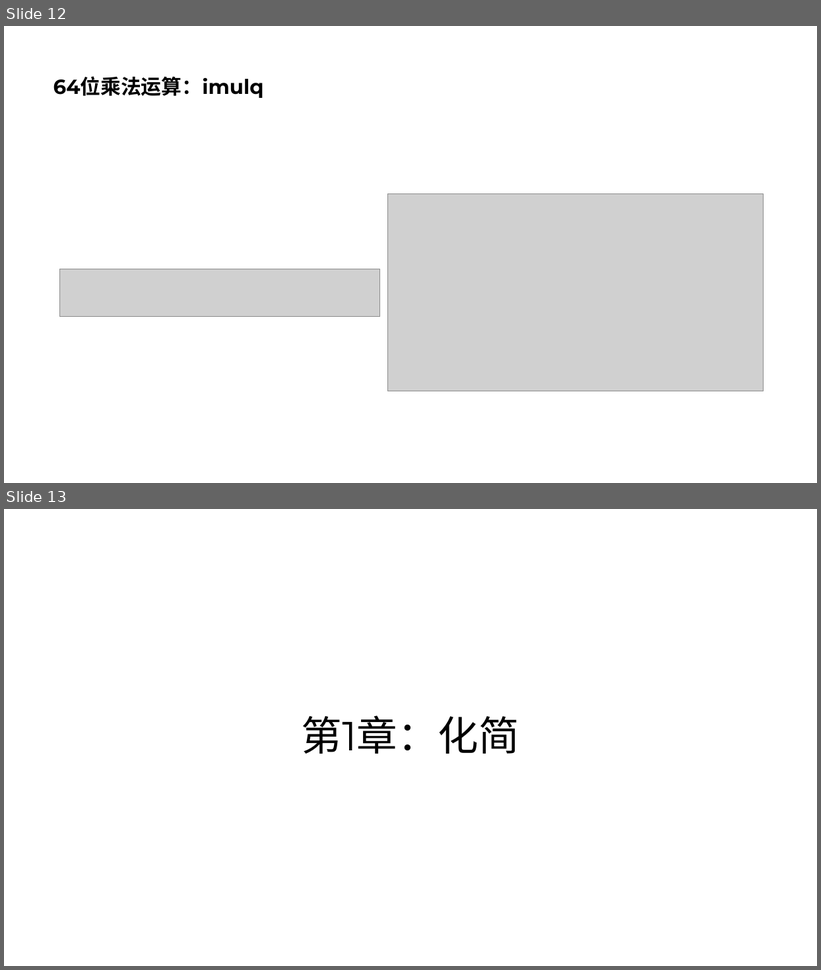
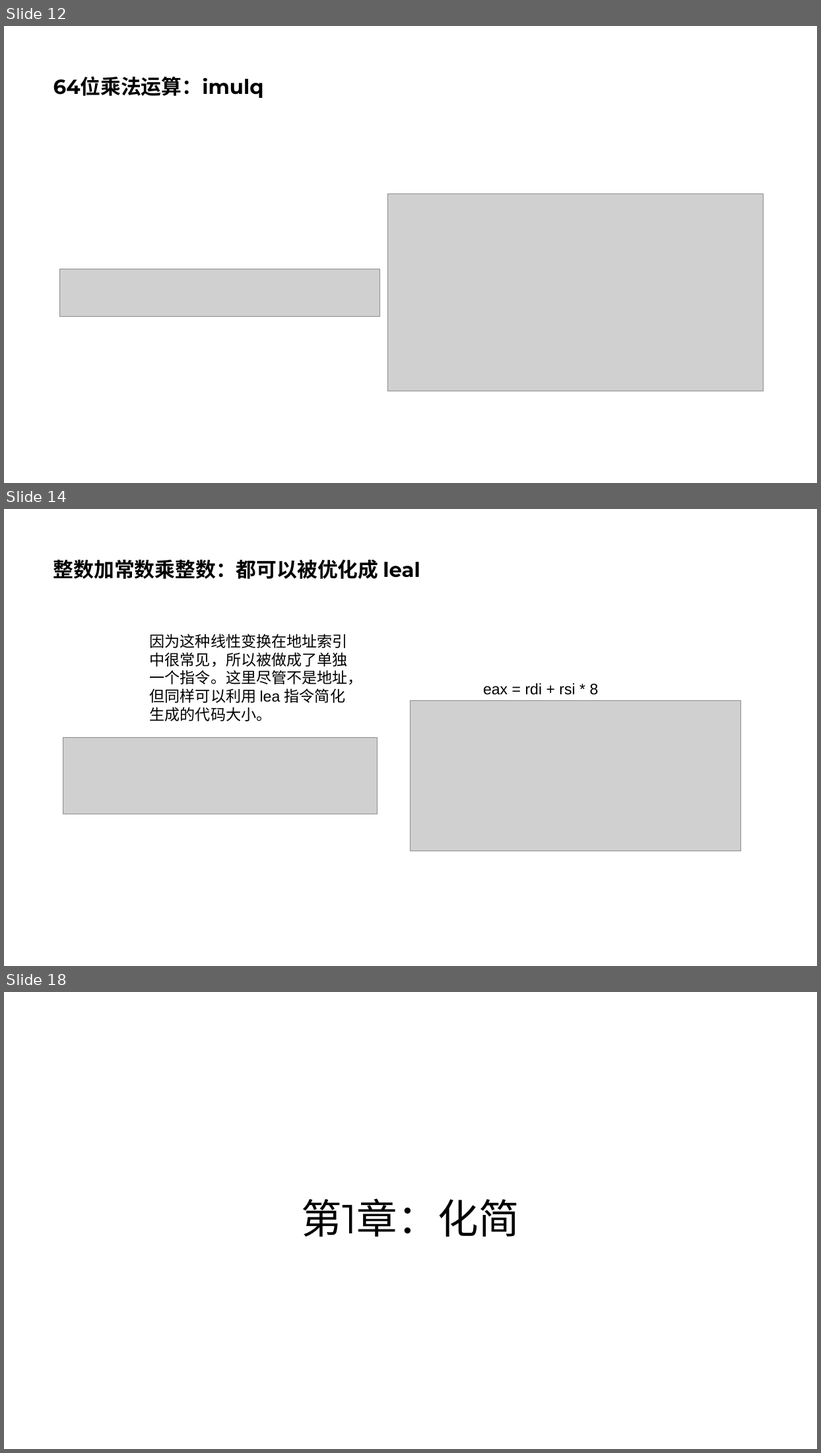
Before and after one commit to parallel101/course, a slide deck: 04/slides.pptx. Shown one above the other, each under a label of ours: slides 12 and 13 before the commit, slides 12, 14 and 18 after it; the slides between them are not shown. The pictures are 821x970 and 821x1453 pixels, drawn with LibreOffice and Linux fonts; fonts in the diff are those of the drawing; grey boxes stand for pictures. Boxes give left, top, right and bottom in pixels: in the first picture for what was removed or moved away, otherwise in the second. Text is boxed around its words. In the diff, an @@ line names an element or a change of style, - is before the commit and + after.

```diff
--- a/04/slides.pptx
+++ b/04/slides.pptx
@@ slide 14 added at (4,509,817,966), background #FFFFFF @@
@@ title added at (54,559,420,579), 24 pt, text #000000, bold @@
+整数加常数乘整数：都可以被优化成 leal
@@ text added at (150,634,363,722), 18 pt, text #000000 @@
+因为这种线性变换在地址索引中很常见，所以被做成了单独一个指令。这里尽管不是地址，但同样可以利用 lea 指令简化生成的代码大小。
@@ text added at (483,683,599,695), 18 pt, text #000000 @@
+eax = rdi + rsi * 8
@@ picture added at (411,701,741,851) @@
@@ picture added at (63,737,378,814) @@
@@ what was slide 13 is now slide 18 @@
```
Also in this commit, not shown: 1 slide changed, 11 other slides added, 31 other files.
